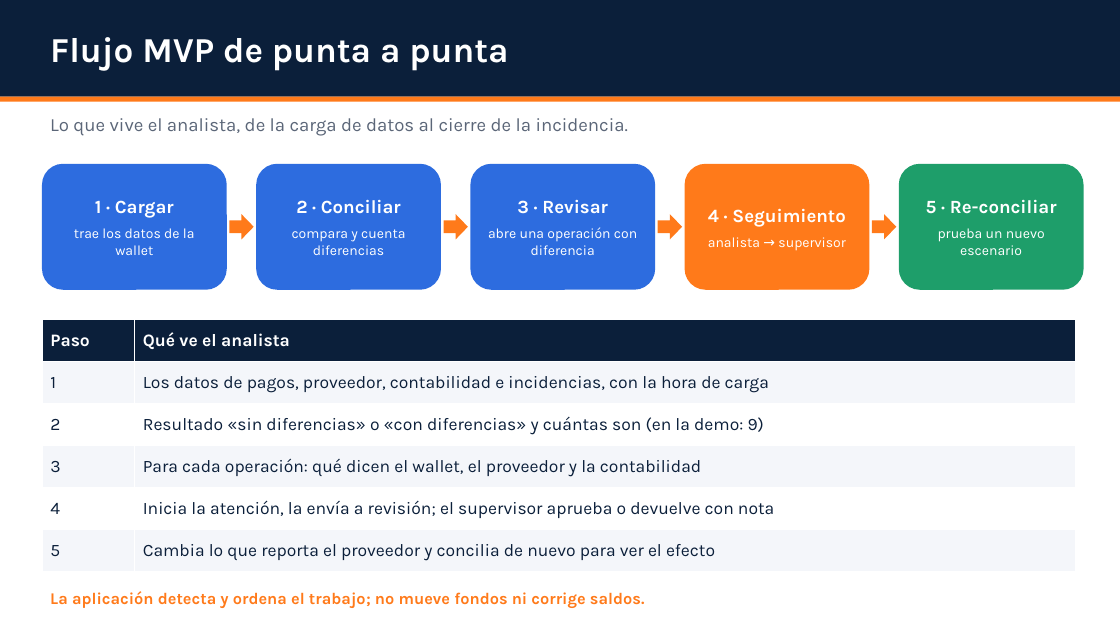
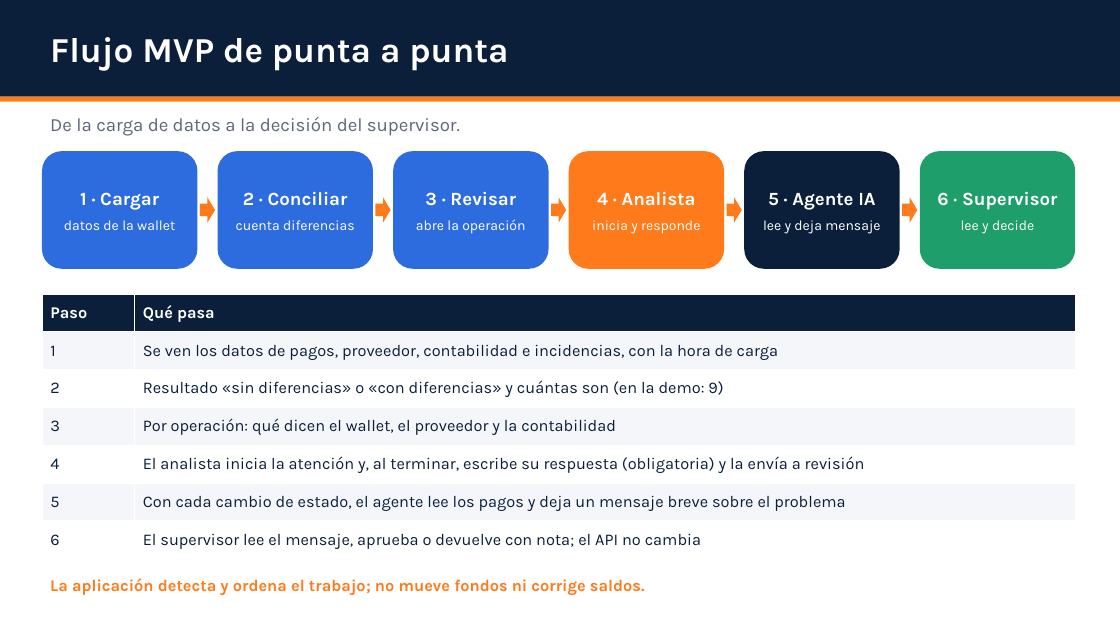
Before and after one commit to user-bcp-studentntt28/ai-labs, a slide deck: slide 6 of docs/Conciliacion-Presentacion.pptx. Drawn at 1120x630 pixels with LibreOffice and Linux fonts; fonts in the diff are those of the drawing. Boxes give left, top, right and bottom in pixels: in the first picture for what was removed or moved away, otherwise in the second. Text is boxed around its words. In the diff, an @@ line names an element or a change of style, - is before the commit and + after.

Commit message:
presentacion

```diff
--- a/docs/Conciliacion-Presentacion.pptx
+++ b/docs/Conciliacion-Presentacion.pptx
@@ text at (50, 117, 460, 136): text changed @@
-Lo que vive el analista, de la carga de datos al cierre de la incidencia.
+De la carga de datos a la decisión del supervisor.
@@ rounded rectangle "1 · Cargar": place and size @@
-rounded rectangle "1 · Cargar" at (42, 164, 227, 290)
+rounded rectangle "1 · Cargar" at (42, 151, 197, 269)
@@ rounded rectangle "2 · Conciliar": place and size @@
-rounded rectangle "2 · Conciliar" at (256, 164, 441, 290)
+rounded rectangle "2 · Conciliar" at (218, 151, 373, 269)
@@ rounded rectangle "3 · Revisar": place and size @@
-rounded rectangle "3 · Revisar" at (471, 164, 655, 290)
+rounded rectangle "3 · Revisar" at (393, 151, 549, 269)
@@ rounded rectangle "4 · Analista": place and size @@
-rounded rectangle "4 · Analista" at (685, 164, 870, 290)
+rounded rectangle "4 · Analista" at (569, 151, 724, 269)
@@ rounded rectangle "5 · Agente IA": place and size @@
-rounded rectangle "5 · Agente IA" at (899, 164, 1084, 290)
+rounded rectangle "5 · Agente IA" at (744, 151, 900, 269)
@@ rounded rectangle "5 · Agente IA" at (744, 151, 900, 269): fill #1E9E6A to #0B1F3A @@
@@ rounded rectangle added at (920, 151, 1075, 269), fill #1E9E6A, 16 pt, text #FFFFFF, bold @@
+6 · Supervisor
+lee y decide
@@ right arrow: place and size @@
-right arrow at (229, 214, 254, 239)
+right arrow at (200, 197, 215, 223)
@@ right arrow: place and size @@
-right arrow at (444, 214, 468, 239)
+right arrow at (376, 197, 391, 223)
@@ right arrow: place and size @@
-right arrow at (658, 214, 682, 239)
+right arrow at (551, 197, 566, 223)
@@ text in rounded rectangle at (592, 192, 700, 234): text changed @@
-4 · Seguimiento
-analista → supervisor
+4 · Analista
+inicia y responde
@@ right arrow: place and size @@
-right arrow at (872, 214, 897, 239)
+right arrow at (727, 197, 742, 223)
@@ text in rounded rectangle at (763, 193, 880, 234): text changed @@
-5 · Re-conciliar
-prueba un nuevo escenario
+5 · Agente IA
+lee y deja mensaje
@@ right arrow added at (902, 197, 918, 223), fill #FF7A1A @@
@@ text in rounded rectangle at (64, 220, 175, 230): text changed @@
-trae los datos de la wallet
+datos de la wallet
@@ text in rounded rectangle at (236, 220, 355, 230): text changed @@
-compara y cuenta diferencias
+cuenta diferencias
@@ text in rounded rectangle at (416, 219, 525, 234): text changed @@
-abre una operación con diferencia
+abre la operación
@@ table at (42, 294, 1075, 559) @@
-row 1, column 2: Qué ve el analista
+row 1, column 2: Qué pasa
-row 2, column 2: Los datos de pagos, proveedor, contabilidad e incidencias, con la hora de carga
+row 2, column 2: Se ven los datos de pagos, proveedor, contabilidad e incidencias, con la hora de carga
-row 4: 3 | Para cada operación: qué dicen el wallet, el proveedor y la contabilidad
-row 5: 4 | Inicia la atención, la envía a revisión; el supervisor aprueba o devuelve con nota
-row 6: 5 | Cambia lo que reporta el proveedor y concilia de nuevo para ver el efecto
+row 4: 3 | Por operación: qué dicen el wallet, el proveedor y la contabilidad
+row 5: 4 | El analista inicia la atención y, al terminar, escribe su respuesta (obligatoria) y la envía a revisión
+row 6: 5 | Con cada cambio de estado, el agente lee los pagos y deja un mensaje breve sobre el problema
+row 7: 6 | El supervisor lee el mensaje, aprueba o devuelve con nota; el API no cambia
@@ table: place and size @@
-table at (42, 319, 1075, 571)
+table at (42, 294, 1075, 559)
@@ text "La aplicación detecta y ordena ...": place and size @@
-text "La aplicación detecta y ordena ..." at (50, 591, 645, 608)
+text "La aplicación detecta y ordena ..." at (50, 578, 645, 595)
```
Also in this commit, not shown: 6 other slides changed, 1 slide added, 53 other files.
